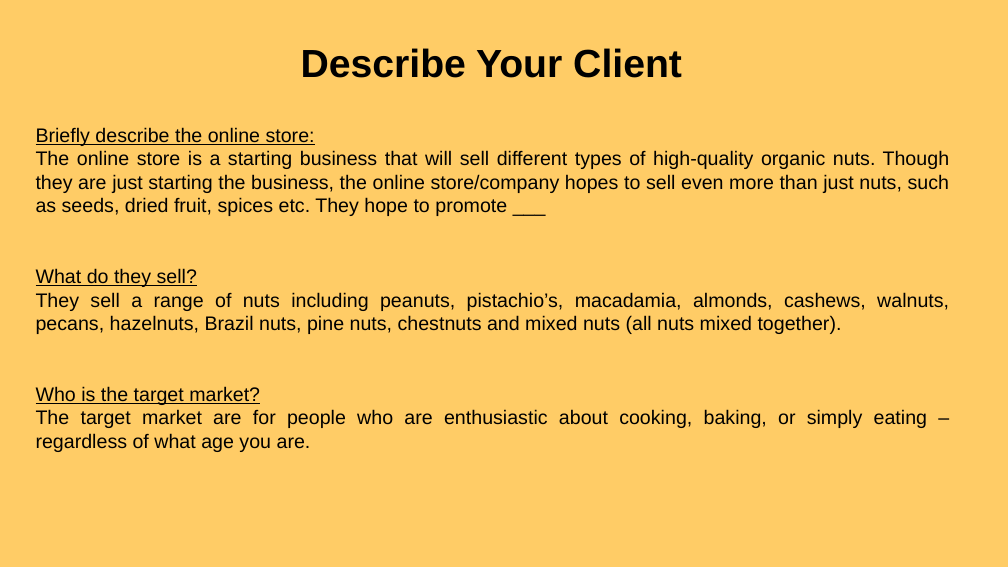
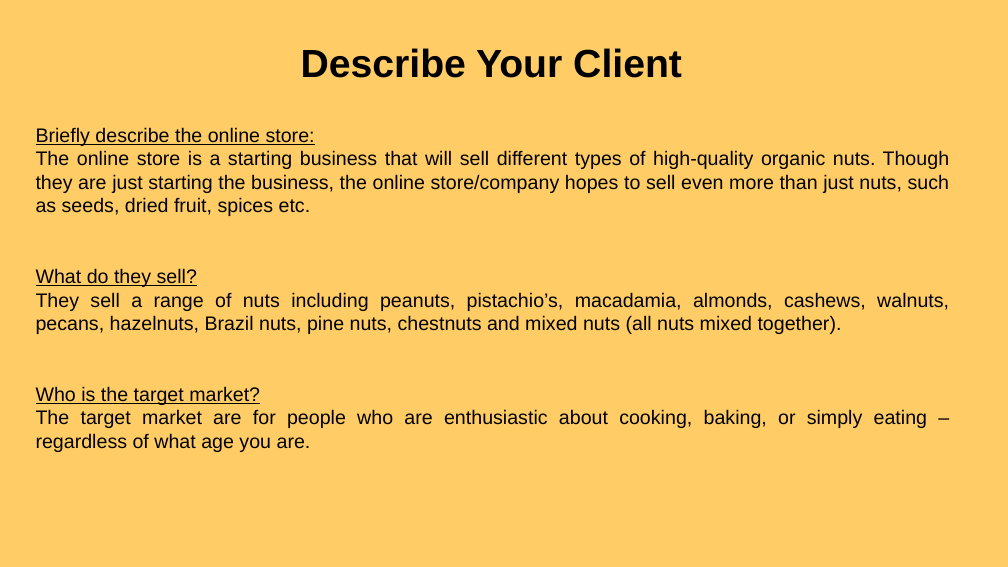
Before and after one commit to danettp/ds_nuts_bot, a slide deck: slide 2 of Danett Pepito - 000_91896 _ 91897 Documentation - 2150400 (Git).pptx. Drawn at 1008x567 pixels with LibreOffice and Linux fonts; fonts in the diff are those of the drawing; background and template pictures are left out. Boxes give left, top, right and bottom in pixels: in the first picture for what was removed or moved away, otherwise in the second. Text is boxed around its words. In the diff, an @@ line names an element or a change of style, - is before the commit and + after.

```diff
--- a/Danett Pepito - 000_91896 _ 91897 Documentation - 2150400 (Git).pptx
+++ b/Danett Pepito - 000_91896 _ 91897 Documentation - 2150400 (Git).pptx
@@ text at [36,150,950,216]: text changed @@
-The online store is a starting business that will sell different types of high-quality organic nuts. Though they are just starting the business, the online store/company hopes to sell even more than just nuts, such as seeds, dried fruit, spices etc. They hope to promote ___
+The online store is a starting business that will sell different types of high-quality organic nuts. Though they are just starting the business, the online store/company hopes to sell even more than just nuts, such as seeds, dried fruit, spices etc.
```
Also in this commit, not shown: 1 other slide changed, 3 slides added, 1 slide removed, 1 other file.
